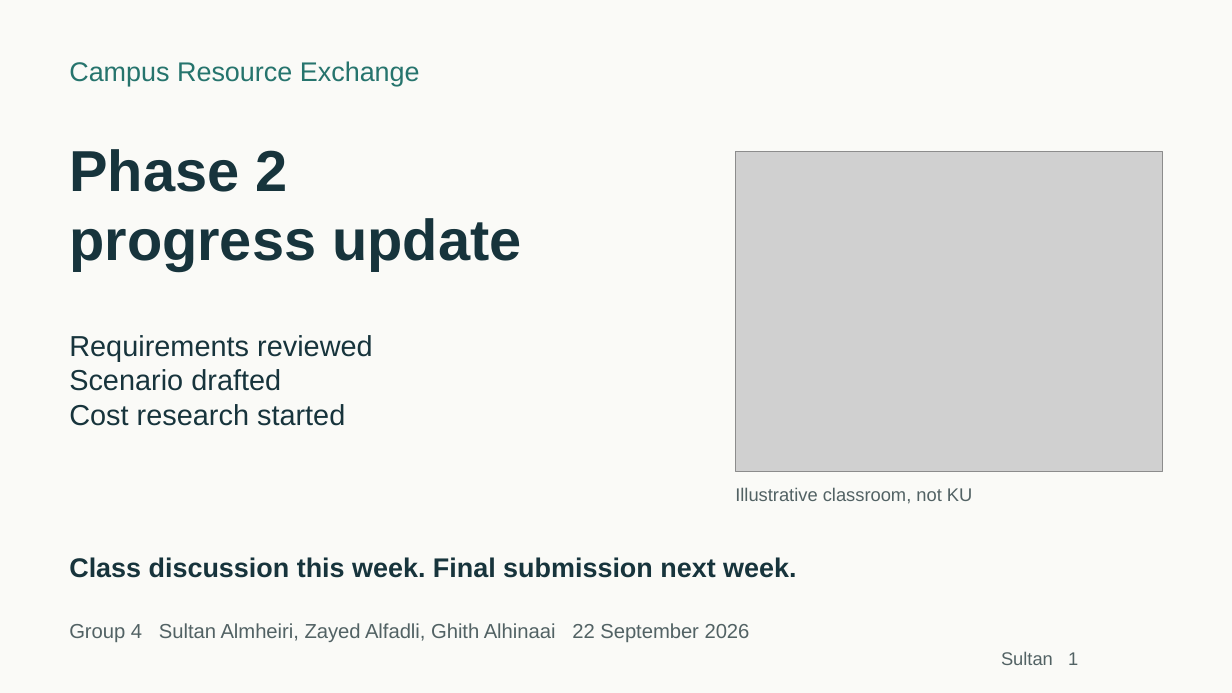
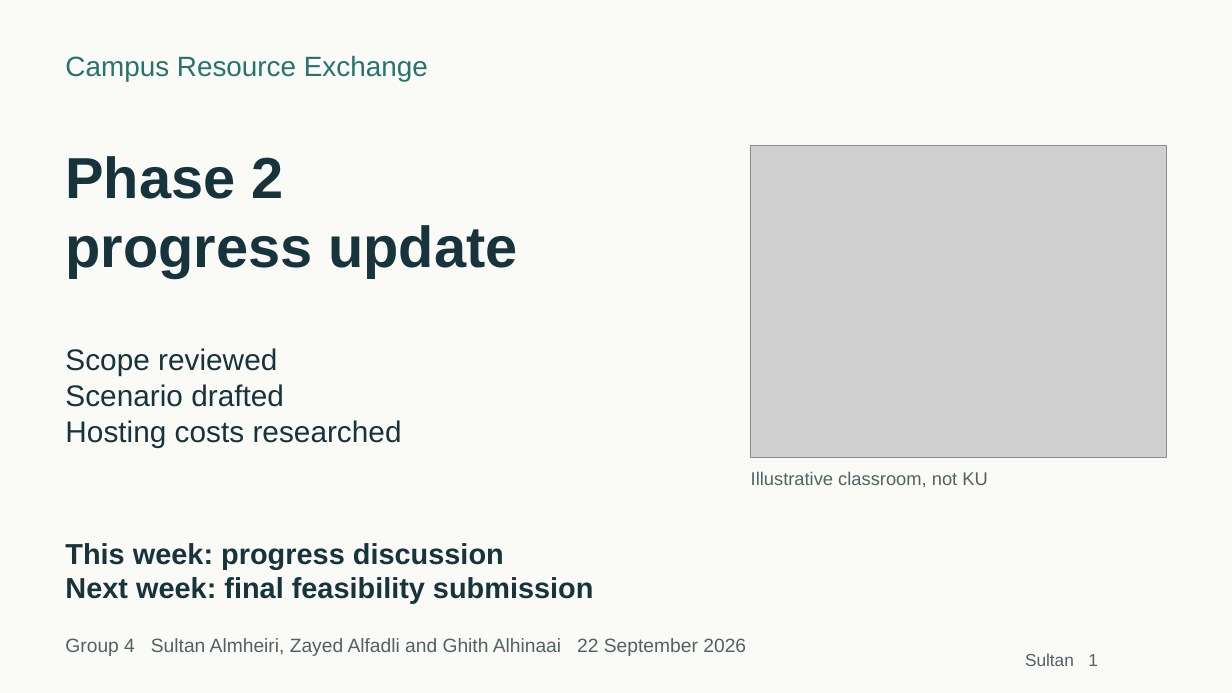
Before and after one commit to duqins/ITS, a slide deck: slide 1 of docs/phase2/progress/2026-09-22/Phase2_Progress_Presentation.pptx. Drawn at 1232x693 pixels with LibreOffice and Linux fonts; fonts in the diff are those of the drawing; grey boxes stand for pictures. Boxes give left, top, right and bottom in pixels: in the first picture for what was removed or moved away, otherwise in the second. Text is boxed around its words. In the diff, an @@ line names an element or a change of style, - is before the commit and + after.

Commit message:
docs(phase2): make progress presentation more visual

```diff
--- a/docs/phase2/progress/2026-09-22/Phase2_Progress_Presentation.pptx
+++ b/docs/phase2/progress/2026-09-22/Phase2_Progress_Presentation.pptx
@@ text "Campus Resource Exchange" at bbox=[65, 55, 428, 82]: size 21 to 21.8 pt @@
@@ text "Phase 2": place and size @@
-text "Phase 2" at bbox=[69, 149, 521, 271]
+text "Phase 2" at bbox=[65, 156, 517, 277]
@@ picture: place and size @@
-picture at bbox=[736, 152, 1163, 472]
+picture at bbox=[750, 145, 1166, 457]
@@ text at bbox=[65, 348, 277, 376]: text changed; size 22.5 to 23.2 pt @@
-Requirements reviewed
+Scope reviewed
@@ text "Scope reviewed": place and size @@
-text "Scope reviewed" at bbox=[69, 335, 373, 426]
+text "Scope reviewed" at bbox=[65, 348, 402, 447]
@@ text at bbox=[65, 384, 284, 407]: size 22.5 to 23.2 pt in "Scenario drafted" @@
@@ text at bbox=[65, 420, 402, 447]: text changed; size 22.5 to 23.2 pt @@
-Cost research started
+Hosting costs researched
@@ text "Illustrative classroom, not KU": place and size @@
-text "Illustrative classroom, not KU" at bbox=[735, 487, 972, 504]
+text "Illustrative classroom, not KU" at bbox=[751, 471, 987, 488]
@@ text at bbox=[65, 543, 594, 604]: text changed; size 21 to 22.5 pt @@
-Class discussion this week. Final submission next week.
+This week: progress discussion
+Next week: final feasibility submission
@@ text at bbox=[65, 638, 746, 656]: text changed; size 15.8 to 15 pt @@
-Group 4 Sultan Almheiri, Zayed Alfadli, Ghith Alhinaai 22 September 2026
+Group 4 Sultan Almheiri, Zayed Alfadli and Ghith Alhinaai 22 September 2026
@@ text "Sultan 1": place and size @@
-text "Sultan 1" at bbox=[1001, 651, 1078, 665]
+text "Sultan 1" at bbox=[1025, 653, 1098, 666]
@@ text "Sultan 1" at bbox=[1025, 653, 1098, 666]: size 14.2 to 13.5 pt @@
```
Also in this commit, not shown: 1 other slide changed, 7 slides added, 4 slides removed, 5 other files.
